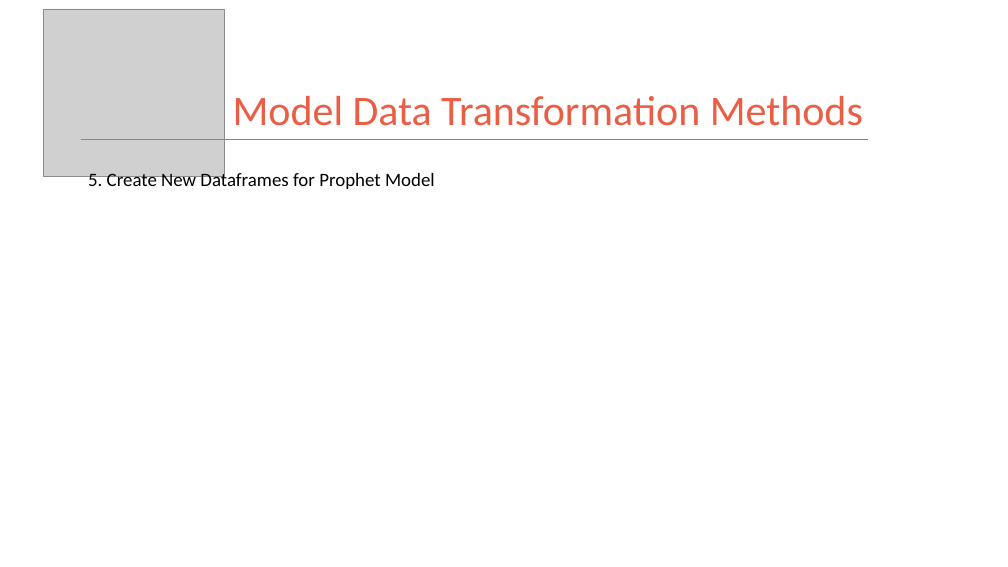
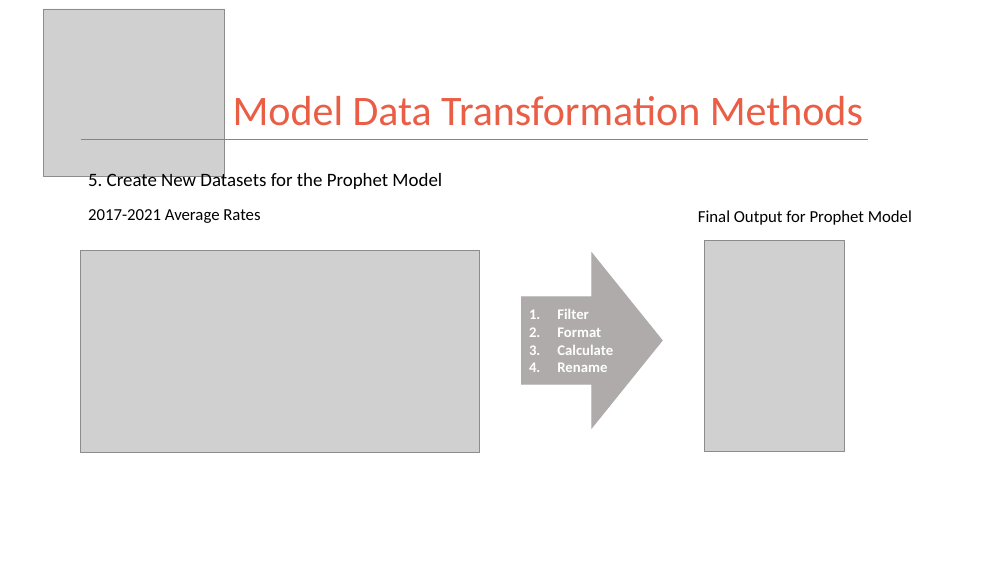
Before and after one commit to kman4/AirbnbPredictions, a slide deck: slide 6 of Airbnb Price Predictions (Model).pptx. Drawn at 1008x567 pixels with LibreOffice and Linux fonts; fonts in the diff are those of the drawing; grey boxes stand for pictures. Boxes give left, top, right and bottom in pixels: in the first picture for what was removed or moved away, otherwise in the second. Text is boxed around its words. In the diff, an @@ line names an element or a change of style, - is before the commit and + after.

Commit message:
update slides

```diff
--- a/Airbnb Price Predictions (Model).pptx
+++ b/Airbnb Price Predictions (Model).pptx
@@ text at [88,171,442,192]: text changed @@
-5. Create New Dataframes for Prophet Model
+5. Create New Datasets for the Prophet Model
@@ text added at [88,209,260,223], 16 pt, text #000000 @@
+2017-2021 Average Rates
@@ text added at [698,210,912,225], 16 pt, text #000000 @@
+Final Output for Prophet Model
@@ picture added at [81,250,479,453] @@
@@ right arrow added at [522,253,662,428], fill #AFABAB, outline #AFABAB 1 pt, 14 pt, text #FFFFFF, bold @@
+1. Filter
+2. Format
+3. Calculate
+4. Rename
@@ picture added at [705,240,845,451] @@
```
Also in this commit, not shown: 3 other slides changed, 1 slide added.
